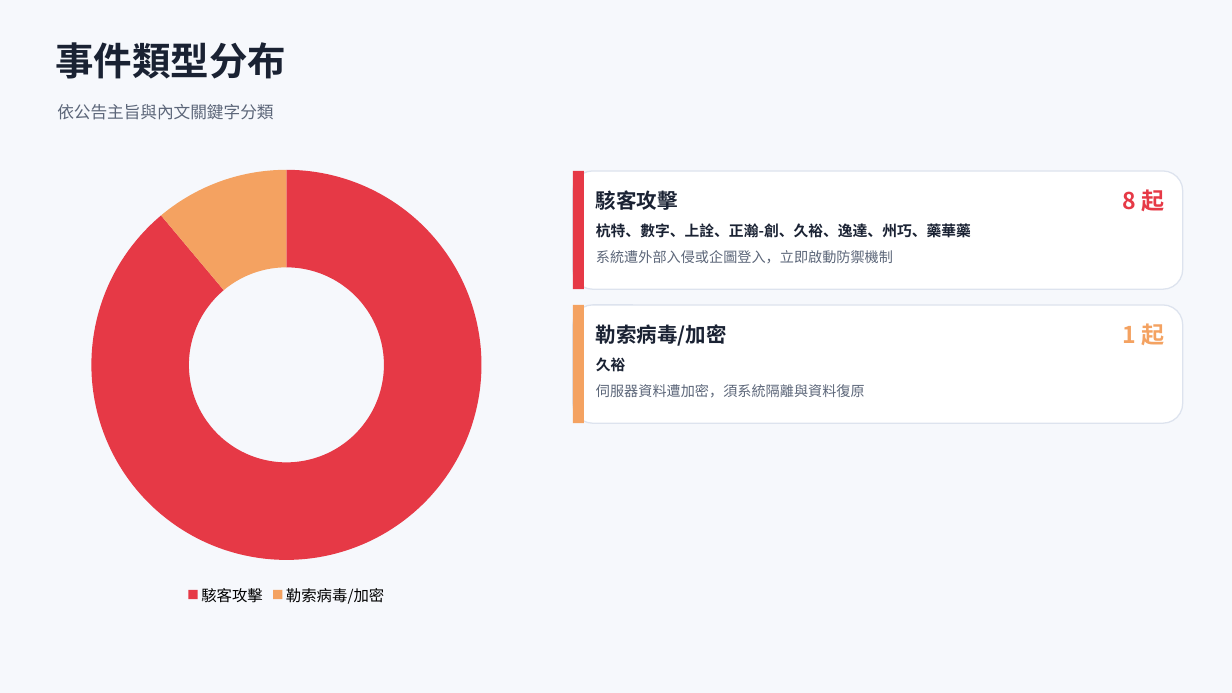
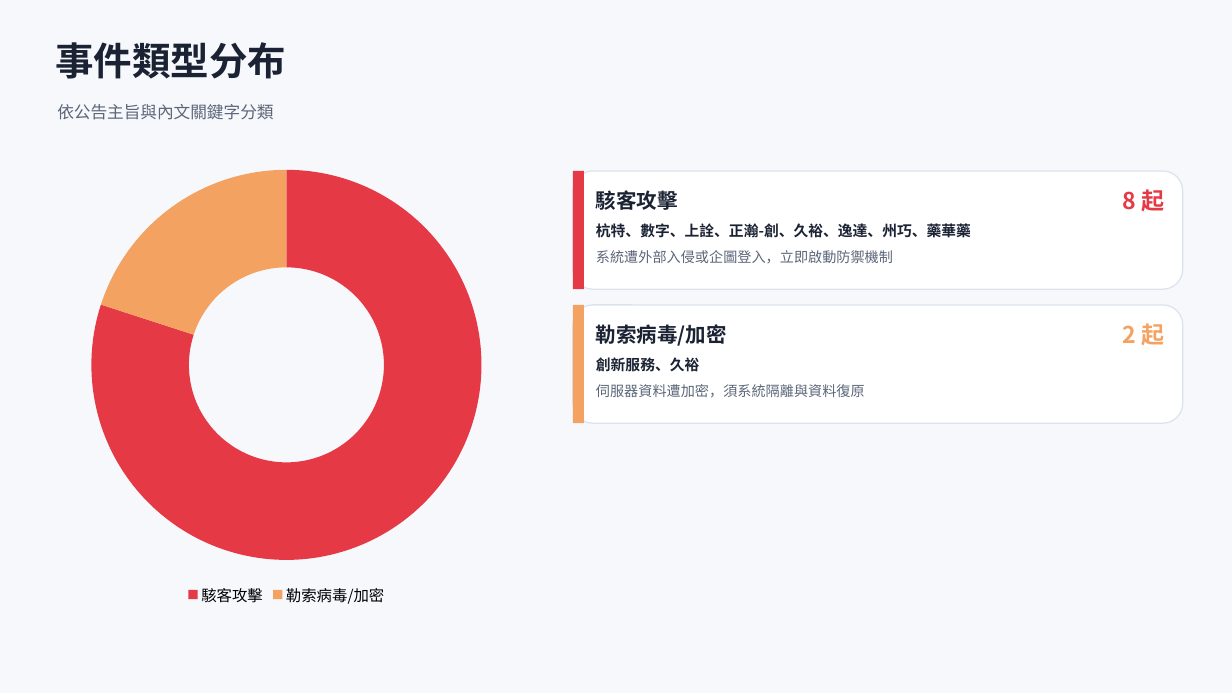
Before and after one commit to Johnnylin77/mops-isec-monitor, a slide deck: slide 3 of 資安事件因應分析.pptx. Drawn at 1232x693 pixels with LibreOffice and Linux fonts; fonts in the diff are those of the drawing. Boxes give left, top, right and bottom in pixels: in the first picture for what was removed or moved away, otherwise in the second. Text is boxed around its words. In the diff, an @@ line names an element or a change of style, - is before the commit and + after.

```diff
--- a/資安事件因應分析.pptx
+++ b/資安事件因應分析.pptx
@@ doughnut chart at [46,157,527,610] @@
@@ Series 1, 駭客攻擊: 89 to 80 @@
@@ Series 1, 勒索病毒/加密: 11 to 20 @@
@@ text at [1122,323,1164,345]: text changed @@
-1 起
+2 起
@@ text at [596,357,699,372]: text changed @@
-久裕
+創新服務、久裕
```
Also in this commit, not shown: 6 other slides changed, 2 other files.
